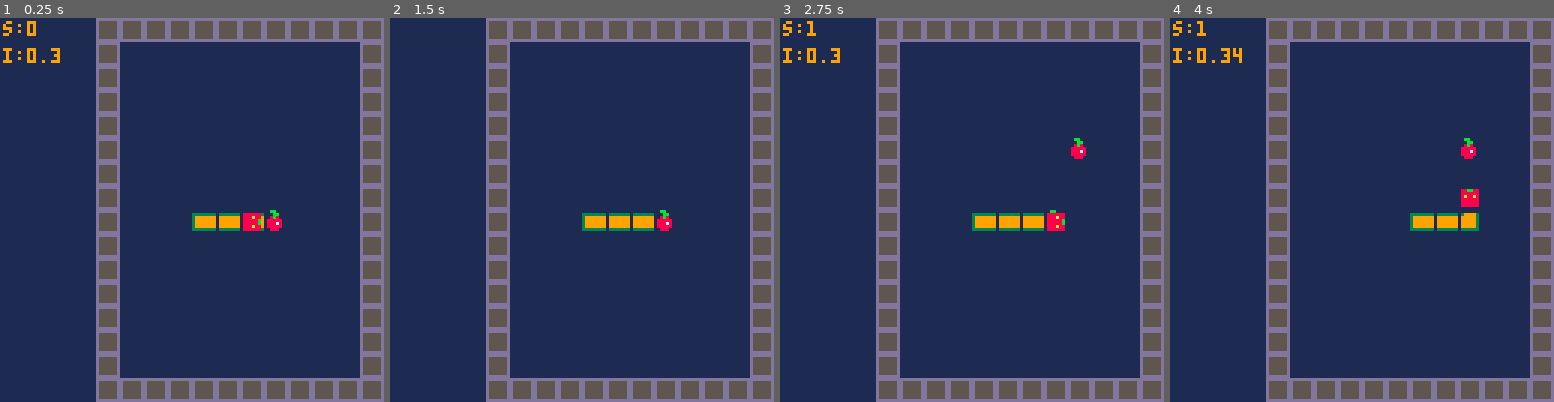
Above: before the commit, frames 1-4 (left to right).
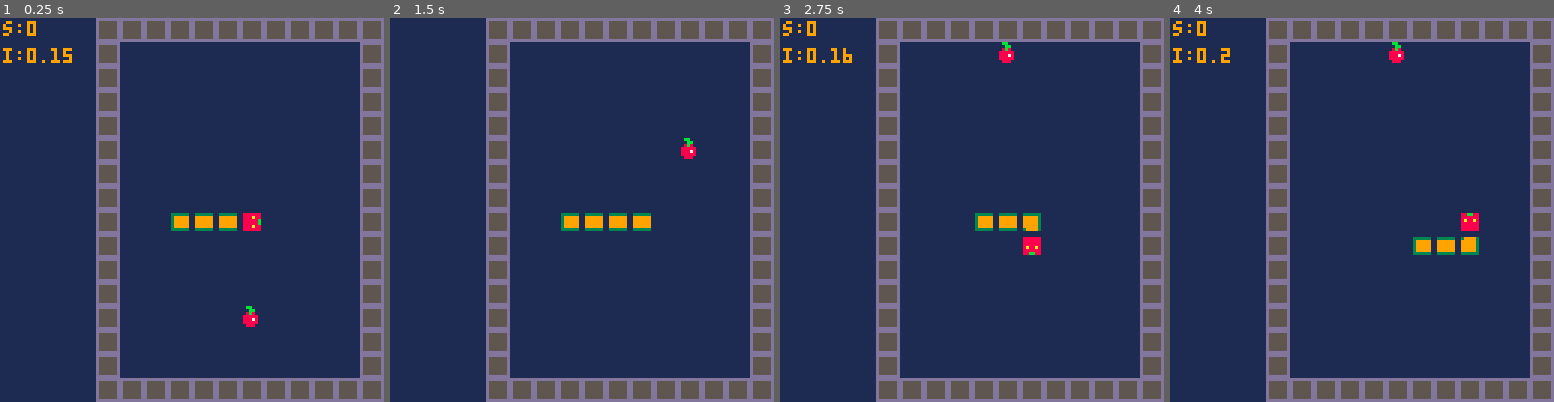
Above: after the commit, the same moments.

Repository: AriJalk/pico8-learning-snake
Game: PICO-8 cartridge snake.p8
The game is run twice, just before and just after one commit, with the same random seed, the same clock (stepped at 60 frames per second) and the same inputs.
Inputs:
- Up to frame 1 (0.25 s): no input
- Up to frame 2 (1.5 s): tap O (Z key) at 0.33, 0.7, 1.43 s; tap X (X key) at 1.07 s
- Up to frame 3 (2.75 s): hold Left 1.97-2.37 s; tap X (X key) at 2.07, 2.4, 2.73 s; tap O (Z key) at 2.22 s; hold Down from 2.42 s (still down)
- Up to frame 4 (4 s): release Down at 2.82 s; hold Right 2.87-3.53 s; tap X (X key) at 3.07, 3.4, 3.73 s; tap O (Z key) at 3.1, 3.98 s; hold Up from 3.58 s (still down)

The runs differ from the first frame. In frame 1, 0.8% of the frame differs, in the area x 14-74%, y 7-81%; in frame 2, 0.7%; in frame 3, 1.1%; in frame 4, 2.1%, in the area x 7-81%, y 0-62%.

Commit message:
Balance changes to make the game easier

Diff:
--- a/snake.p8
+++ b/snake.p8
@@ -65,14 +65,15 @@
 --loop variables
 update_interval = 0.3
 update_time = 0
+dec_value=0.0005
 
 
 function _init()
 	win_size=(tile_num.x-2)*(tile_num.y-2)
 	printh('winsize:'..win_size)
 	is_game_running=true
- update_interval=0.3
- snake_size=3
+ update_interval=0.15
+ snake_size=4
  snake_pos={}
  score=0
  segments={}
@@ -81,7 +82,7 @@
 	build_wall()
 	build_snake()
 	tail_pos=nil
-	fruit_pos=pos_add(head_pos,direction)
+	add_fruit()
 	is_fruit_placed=true
  last_time = time()
  draw_initial()
@@ -236,7 +237,6 @@
 
 function draw_tail()
  if snake_size>1 then
-  draw_tile(snake_pos[snake_size],1)
  	draw_orientation('tail',snake_pos[snake_size],snake_pos[snake_size-1].dir)
  end
 end
@@ -254,24 +254,19 @@
 	local pos_a=snake_pos[1]
 	local pos_b=snake_pos[2]
 
-	local right_a=(pos_a.dir==directions.right)
-	local left_a=(pos_a.dir==directions.left)
-	local up_a=(pos_a.dir==directions.up)
-	local down_a=(pos_a.dir==directions.down)
-
-	local right_b=(pos_b.dir==directions.right)
-	local left_b=(pos_b.dir==directions.left)
-	local up_b=(pos_b.dir==directions.up)
-	local down_b=(pos_b.dir==directions.down)
-
-	if right_a or left_b then
-	 if up_a or down_b then
+	local right=(pos_a.dir==directions.right)or(pos_b.dir==directions.left)
+	local left=(pos_a.dir==directions.left)or(pos_b.dir==directions.right)
+	local up=(pos_a.dir==directions.up)or(pos_b.dir==directions.down)
+	local down=(pos_a.dir==directions.down)or(pos_b.dir==directions.up)
+
+	if right then
+	 if up then
 	  draw_sprite(sprite,pos_b,false,true)
 	 else
 	  draw_sprite(sprite,pos_b,false,false)
 	 end
-	elseif left_a or right_b then
-	 if up_a or down_b then
+	elseif left then
+	 if up then
 	 	draw_sprite(sprite,pos_b,true,true)
 	 else
 	 	draw_sprite(sprite,pos_b,true,false)
@@ -282,7 +277,6 @@
 function draw_body_update()
  --continuous
  if snake_size>2 then
-   draw_tile(snake_pos[2],1)
 	 if snake_pos[2].dir==snake_pos[1].dir then
   	draw_orientation('body',snake_pos[2])
  	else
@@ -338,7 +332,7 @@
 		is_fruit_placed=true
 		snake_size+=1
 		score+=1
- 	update_interval-=0.01
+ 	update_interval-=dec_value
  	update_interval=max(0,update_interval)
 	end
 	--update body
@@ -491,11 +485,11 @@
  end
 end
 __gfx__
-000000000399993000000000000000000399993000000000000000000000000000bb0000dddddddd111111110000000000000000000000000000000000000000
-000000000399993003333333033333300399993033333333088bb88008888880000bb000d555555d111111110000000000000000000000000000000000000000
-007007000399993009999999039999900399993039999999088888800888a880008b8000d555555d111111110000000000000000000000000000000000000000
-00077000039999300999999903999990039999303999999908a88a80088888b008888800d555555d111111110000000000000000000000000000000000000000
-00077000039999300999999903999990039999303999999908888880088888b008887800d555555d111111110000000000000000000000000000000000000000
-007007000399993009999999039999900399993039999999088888800888a88008888800d555555d111111110000000000000000000000000000000000000000
-000000000399993003333333039999300399993033333333088888800888888000888000d555555d111111110000000000000000000000000000000000000000
-000000000000000000000000000000000333333000000000000000000000000000000000dddddddd111111110000000000000000000000000000000000000000
+000000001111111111111111111111111111111111111111111111111111111111bb1111dddddddd111111110000000000000000000000000000000000000000
+000000001399993113333331133333311399993113333331188bb88118888881111bb111d555555d111111110000000000000000000000000000000000000000
+007007001399993119999991139999911399993113999991188888811888a881118b8111d555555d111111110000000000000000000000000000000000000000
+00077000139999311999999113999991139999311399999118a88a81188888b118888811d555555d111111110000000000000000000000000000000000000000
+00077000139999311999999113999991139999311399999118888881188888b118887811d555555d111111110000000000000000000000000000000000000000
+007007001399993119999991139999911399993113999991188888811888a88118888811d555555d111111110000000000000000000000000000000000000000
+000000001399993113333331139999311333333113333331188888811888888111888111d555555d111111110000000000000000000000000000000000000000
+000000001111111111111111111111111111111111111111111111111111111111111111dddddddd111111110000000000000000000000000000000000000000
